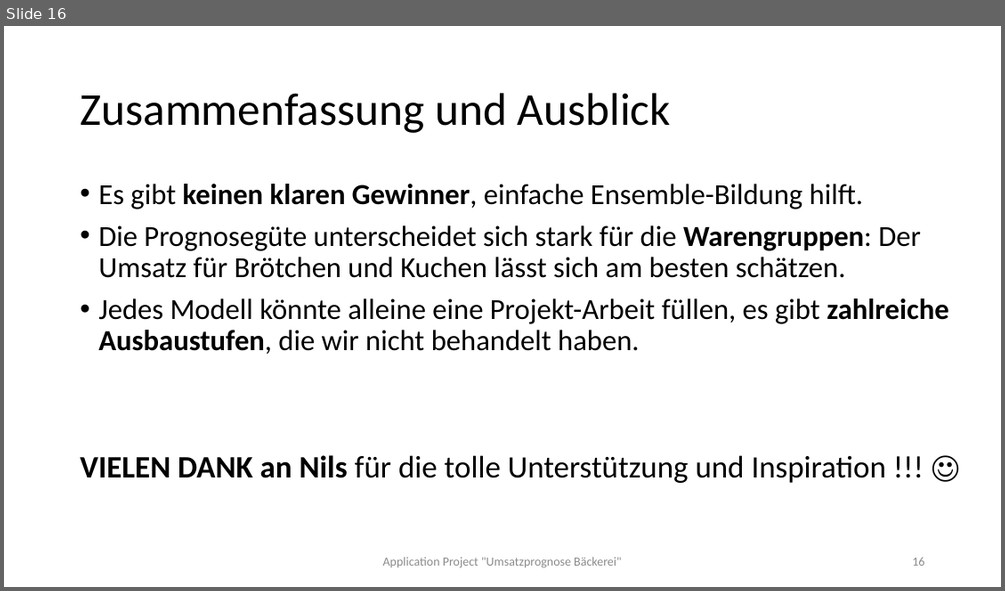
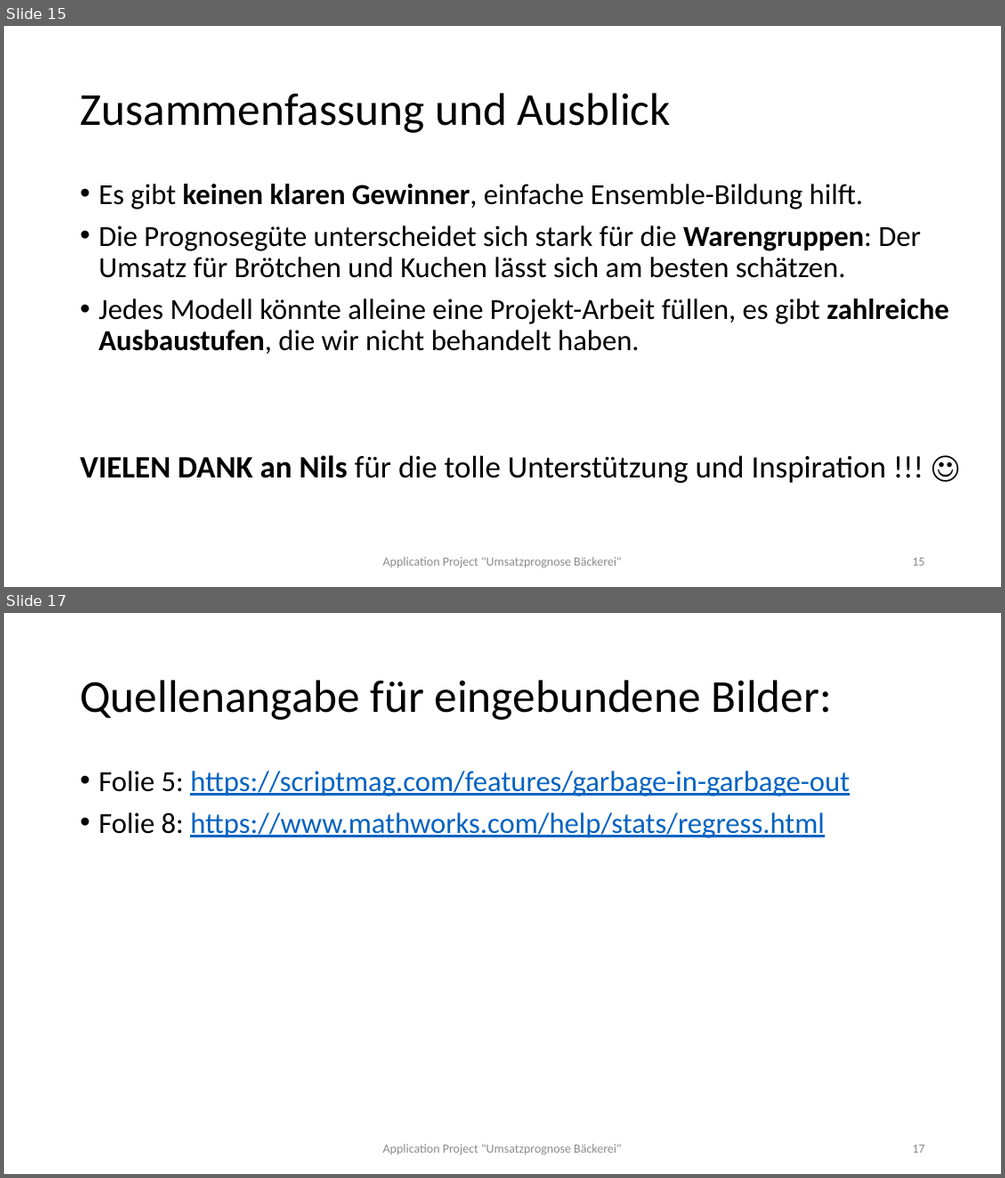
Before and after one commit to ChristinaMaedge/Application_Project, a slide deck: ApplicationProject_UmsatzprognoseBäckerei_v2.pptx. Shown one above the other, each under a label of ours: slide 16 before the commit, slides 15 and 17 after it; the slides between them are not shown. The pictures are 1005x591 and 1005x1178 pixels, drawn with LibreOffice and Linux fonts; fonts in the diff are those of the drawing. Boxes give left, top, right and bottom in pixels: in the first picture for what was removed or moved away, otherwise in the second. Text is boxed around its words. In the diff, an @@ line names an element or a change of style, - is before the commit and + after.

```diff
--- a/ApplicationProject_UmsatzprognoseBäckerei_v2.pptx
+++ b/ApplicationProject_UmsatzprognoseBäckerei_v2.pptx
@@ slide 17 added at (4, 613, 1001, 1174), background #FFFFFF @@
@@ title added at (80, 680, 832, 720), 44 pt, text #000000 @@
+Quellenangabe für eingebundene Bilder:
@@ text added at (98, 771, 850, 838), 28 pt, text #0563C1, underline @@
+• Folie 5: https://scriptmag.com/features/garbage-in-garbage-out
+• Folie 8: https://www.mathworks.com/help/stats/regress.html
@@ text added at (383, 1143, 621, 1155), 12 pt, text #8C8C8C @@
+Application Project "Umsatzprognose Bäckerei"
@@ page number added at (912, 1144, 924, 1152), 12 pt, text #8C8C8C @@
+17
@@ what was slide 16 is now slide 15 @@
```
Also in this commit, not shown: 18 slides changed, 2 other slides added, 1 slide removed, 3 other files.
